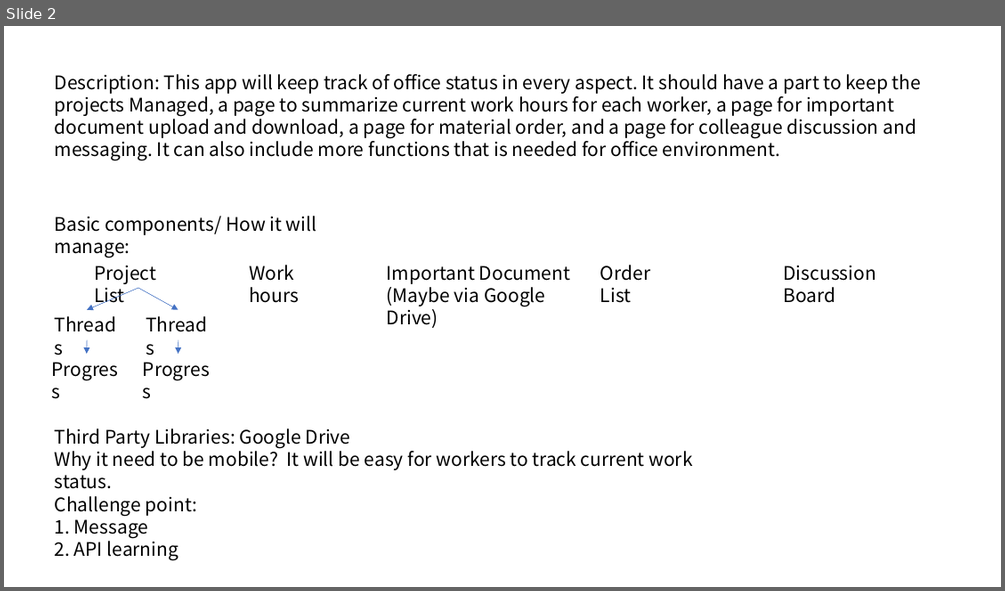
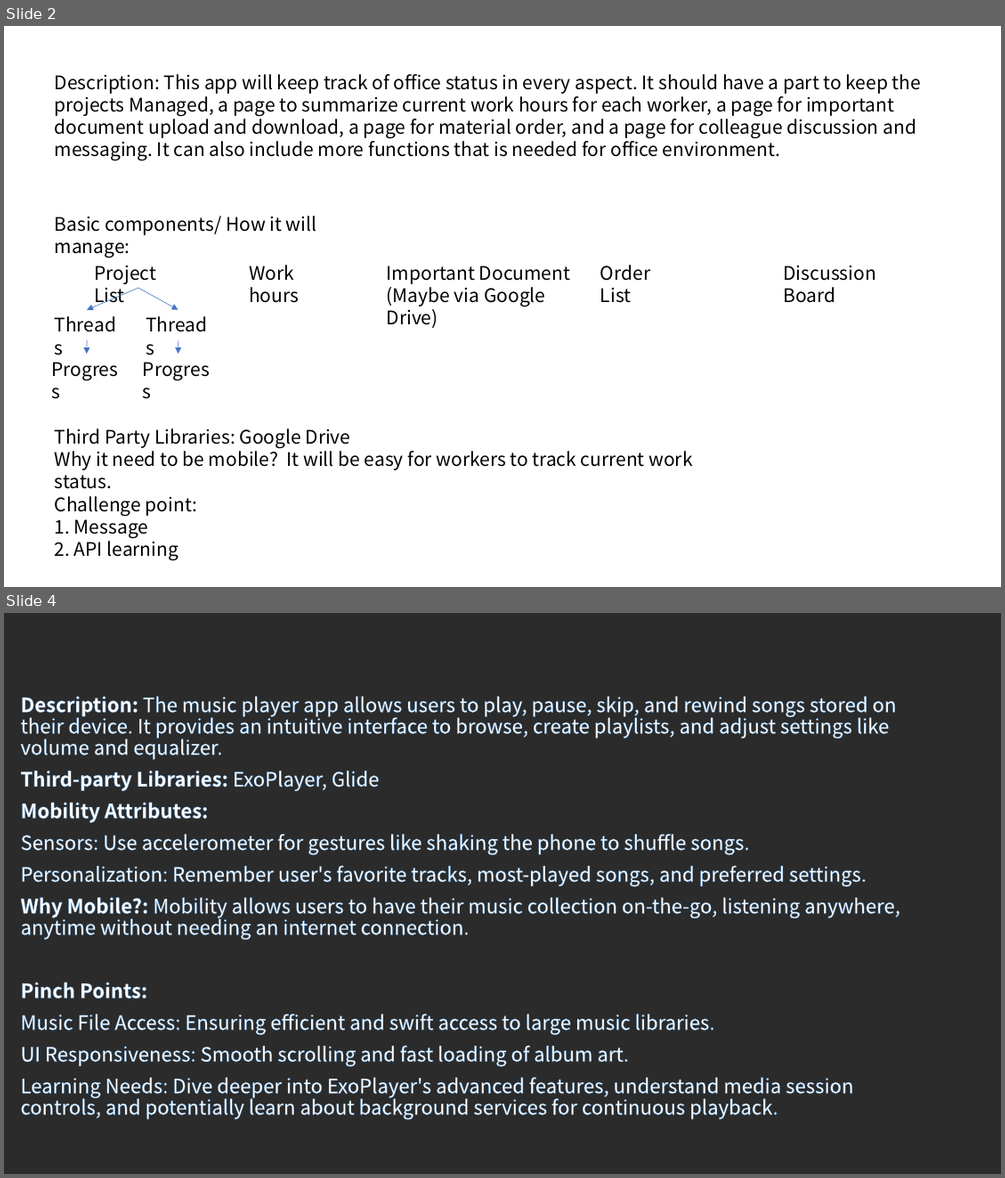
Before and after one commit to csc0007/CS501_GroupWork, a slide deck: Homework4/Question6/Initial_Project_Ideas.pptx. Shown one above the other, each under a label of ours: slide 2 before the commit, slides 2 and 4 after it; the slides between them are not shown. The pictures are 1005x591 and 1005x1178 pixels, drawn with LibreOffice and Linux fonts; fonts in the diff are those of the drawing; background and template pictures are left out; a plain dark background stands for a picture behind light text. Boxes give left, top, right and bottom in pixels: in the first picture for what was removed or moved away, otherwise in the second. Text is boxed around its words. In the diff, an @@ line names an element or a change of style, - is before the commit and + after.

```diff
--- a/Homework4/Question6/Initial_Project_Ideas.pptx
+++ b/Homework4/Question6/Initial_Project_Ideas.pptx
@@ slide 4 added at box(4, 613, 1001, 1174), background picture (left out) @@
@@ text added at box(21, 696, 900, 1119), 19 pt, text #FFFFFF @@
+Description: The music player app allows users to play, pause, skip, and rewind songs stored on their device. It provides an intuitive interface to browse, create playlists, and adjust settings like volume and equalizer.
+Third-party Libraries: ExoPlayer, Glide
+Mobility Attributes:
+Sensors: Use accelerometer for gestures like shaking the phone to shuffle songs.
+Personalization: Remember user's favorite tracks, most-played songs, and preferred settings.
+Why Mobile?: Mobility allows users to have their music collection on-the-go, listening anywhere, anytime without needing an internet connection.
+Pinch Points:
+Music File Access: Ensuring efficient and swift access to large music libraries.
+UI Responsiveness: Smooth scrolling and fast loading of album art.
+Learning Needs: Dive deeper into ExoPlayer's advanced features, understand media session controls, and potentially learn about background services for continuous playback.
```
Also in this commit, not shown: 3 other slides added.
